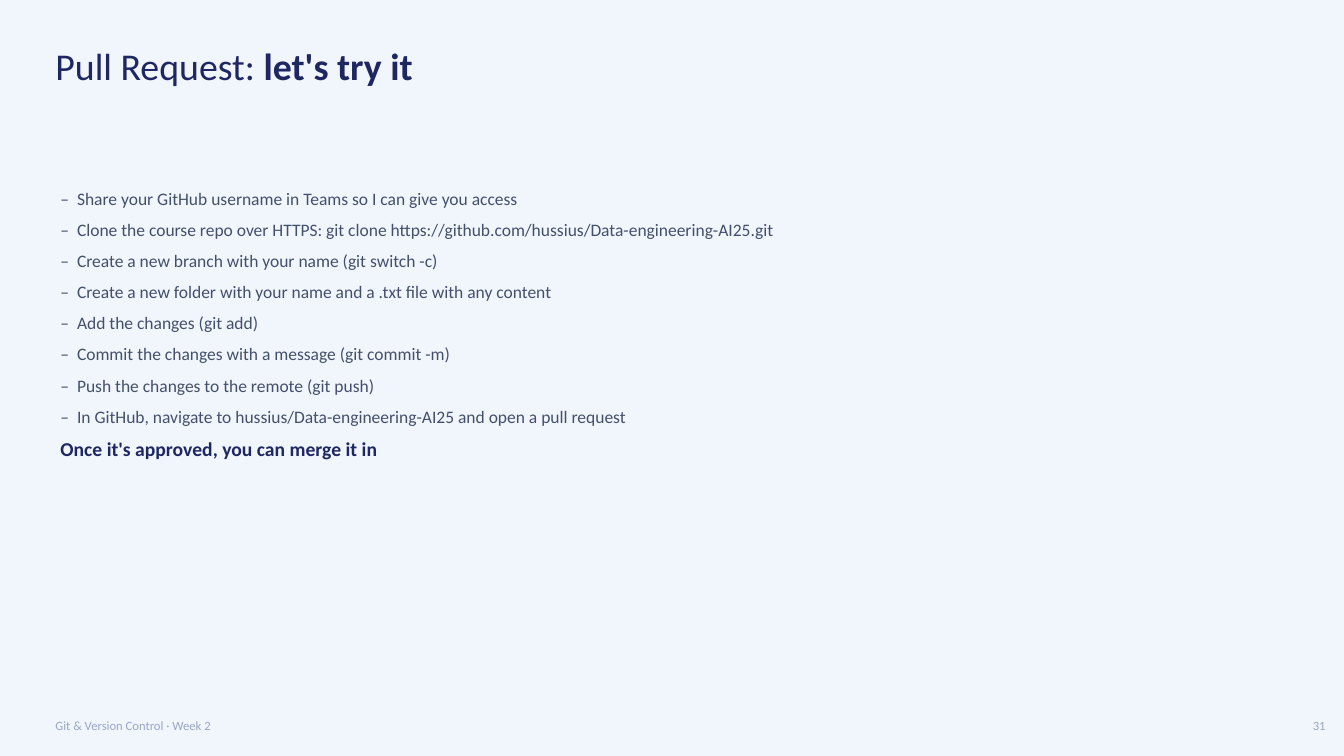
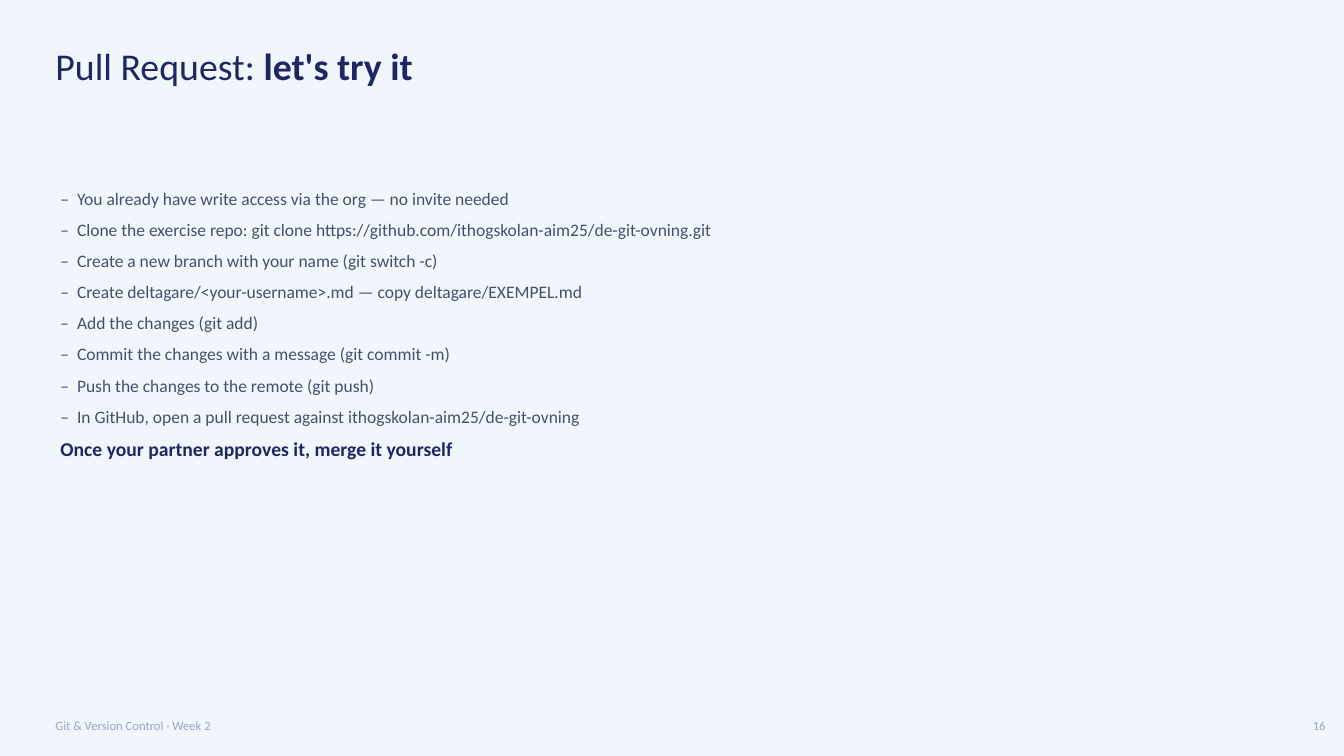
Before and after one commit to Md-Ruhul-Amin-Rony/Data-engineering-AI25, a slide deck: slide 16 of lectures/theory/Lecture3.1_Git.pptx (slide 31 before the commit). Drawn at 1344x756 pixels with LibreOffice and Linux fonts; fonts in the diff are those of the drawing. Boxes give left, top, right and bottom in pixels: in the first picture for what was removed or moved away, otherwise in the second. Text is boxed around its words. In the diff, an @@ line names an element or a change of style, - is before the commit and + after.

Commit message:
Lecture 3 exercises

```diff
--- a/lectures/theory/Lecture3.1_Git.pptx
+++ b/lectures/theory/Lecture3.1_Git.pptx
@@ text at (77,193,711,239): text changed @@
-– Share your GitHub username in Teams so I can give you access
-– Clone the course repo over HTTPS: git clone https://github.com/hussius/Data-engineering-AI25.git
+– You already have write access via the org — no invite needed
+– Clone the exercise repo: git clone https://github.com/ithogskolan-aim25/de-git-ovning.git
@@ text at (77,286,582,301): text changed @@
-– Create a new folder with your name and a .txt file with any content
+– Create deltagare/<your-username>.md — copy deltagare/EXEMPEL.md
@@ text at (60,411,579,460): text changed @@
-– In GitHub, navigate to hussius/Data-engineering-AI25 and open a pull request
-Once it's approved, you can merge it in
+– In GitHub, open a pull request against ithogskolan-aim25/de-git-ovning
+Once your partner approves it, merge it yourself
@@ text at (1313,722,1326,730): text changed @@
-31
+16
```
Also in this commit, not shown: 16 other slides changed, 20 slides removed, 5 other files.
